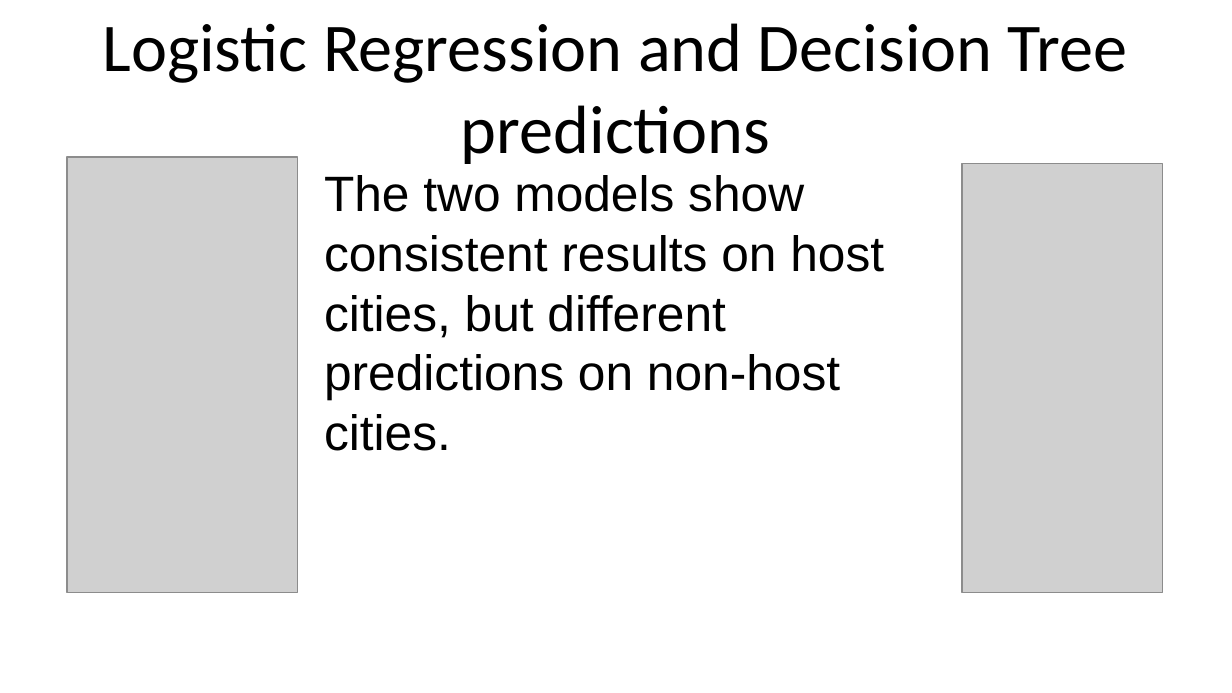
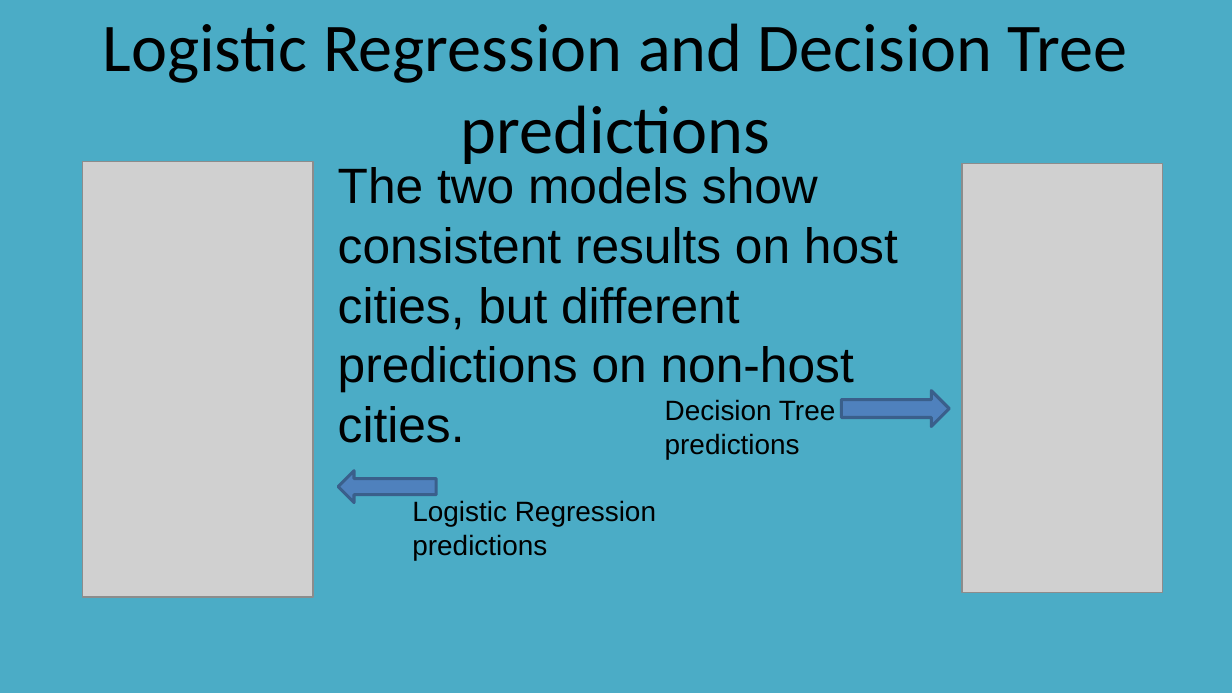
Before and after one commit to CharlesFung87/Coursera_Capstone, a slide deck: slide 15 of Olympic host cities presentation.pptx. Drawn at 1232x693 pixels with LibreOffice and Linux fonts; fonts in the diff are those of the drawing; grey boxes stand for pictures. Boxes give left, top, right and bottom in pixels: in the first picture for what was removed or moved away, otherwise in the second. Text is boxed around its words. In the diff, an @@ line names an element or a change of style, - is before the commit and + after.

```diff
--- a/Olympic host cities presentation.pptx
+++ b/Olympic host cities presentation.pptx
@@ background #FFFFFF to #4BACC6 @@
@@ picture: place and size @@
-picture at (67, 157, 297, 593)
+picture at (83, 162, 313, 598)
@@ text "The two models show consistent ...": place and size @@
-text "The two models show consistent ..." at (324, 175, 884, 451)
+text "The two models show consistent ..." at (338, 167, 898, 443)
@@ text added at (665, 399, 835, 459), 18 pt, text #000000 @@
+Decision Tree predictions
@@ right arrow added at (842, 391, 950, 427), fill #4F81BD, outline #3A5F8C 2 pt @@
@@ left arrow added at (339, 471, 437, 503), fill #4F81BD, outline #3A5F8C 2 pt @@
@@ text added at (412, 500, 656, 560), 18 pt, text #000000 @@
+Logistic Regression predictions
```
Also in this commit, not shown: 18 other slides changed, 4 other files.
